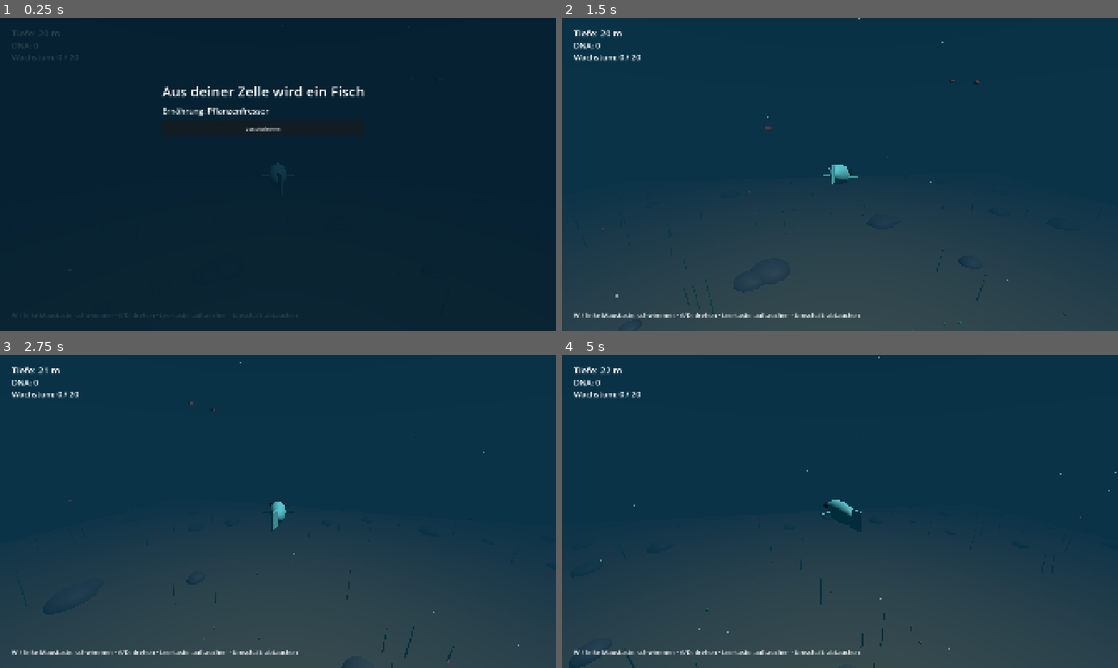
Above: before the commit, frames 1-4 (two rows, left to right).
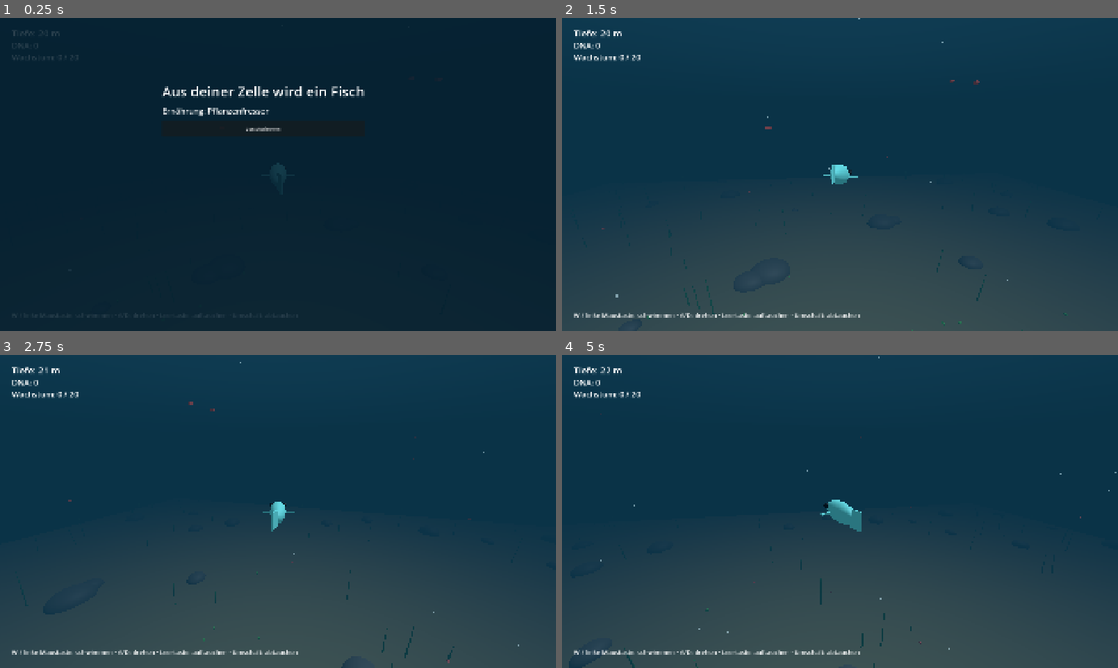
Above: after the commit, the same moments.

Repository: Mayo73/agenthub-backup
Game: Godot game, scene res://scenes/fish.tscn
Same seed, same stepped clock (60 frames per second), same inputs: the game is played once before the commit and once after it. This scene is started directly instead of the project's main scene.
Inputs (mouse positions are in pixels of both pictures, inside the frame that each line leads up to):
- Up to frame 1 (0.25 s): no input
- Up to frame 2 (1.5 s): click "Losschwimmen" at 0.5 s; tap Enter at 1.25 s; move the mouse to (962, 158) at 1.27 s; hold D (rechts) from 1.28 s (still down); hold Shift (abtauchen) from 1.28 s (still down); click (962, 158) at 1.42 s
- Up to frame 3 (2.75 s): release D (rechts) at 2 s; release Shift (abtauchen) at 2 s; drag from (166, 527) to (250, 574) at 2.02 s
- Up to frame 4 (5 s): move the mouse to (895, 442) at 2.77 s; hold D (rechts) 2.78-3.5 s; hold W (hoch) 2.78-3.5 s; drag from (812, 574) to (673, 464) at 3.52 s; move the mouse to (1006, 558) at 4.27 s; hold A (links) from 4.28 s (still down); hold S (runter) from 4.28 s (still down)

The runs differ from the first frame. In frame 2, 0.2% of the frame differs, in the area x 47-75%, y 19-54%; in frame 3, 0.2%; in frame 4, 0.4%, in the area x 3-65%, y 18-100%.

Commit message:
Review: Nachbesserungen zu T-0249, T-0233 und T-0226
- fish_main.gd: Umgebungslicht und Bodenflaeche wieder wie im Grundgeruest (AMBIENT_SOURCE_COLOR, PlaneMesh), leere plane_mesh.gd entfernt
- main.gd: ueberfluessiges move_child(food_view, 2) entfernt
- test_ai_cell.gd: geloeschte Leerzeile wiederhergestellt

Co-Authored-By: Claude Opus 5.5 <noreply@anthropic.com>

Diff:
--- a/scripts/fish_main.gd
+++ b/scripts/fish_main.gd
@@ -87,7 +87,7 @@
 	var env := Environment.new()
 	env.background_mode = Environment.BG_COLOR
 	env.background_color = FishWorld.WATER_COLOR
-	env.ambient_light_source = 0
+	env.ambient_light_source = Environment.AMBIENT_SOURCE_COLOR
 	env.ambient_light_color = Color(0.45, 0.65, 0.75)
 	env.ambient_light_energy = 0.7
 	env.fog_enabled = true
@@ -98,17 +98,17 @@
 
 ## Waagrechte Fläche über die ganze Welt (Boden oder Wasseroberfläche), von beiden Seiten sichtbar.
 static func make_plane(node_name: String, y: float, color: Color) -> MeshInstance3D:
-	var box := BoxMesh.new()
-	box.size = Vector3(FishWorld.HALF_SIZE * 2.0, 0.1, FishWorld.HALF_SIZE * 2.0)
+	var plane := PlaneMesh.new()
+	plane.size = Vector2.ONE * FishWorld.HALF_SIZE * 2.0
 	var mat := StandardMaterial3D.new()
 	mat.albedo_color = color
 	mat.cull_mode = BaseMaterial3D.CULL_DISABLED
 	if color.a < 1.0:
 		mat.transparency = BaseMaterial3D.TRANSPARENCY_ALPHA
+	plane.material = mat
 	var m := MeshInstance3D.new()
 	m.name = node_name
-	m.mesh = box
-	m.material_override = mat
+	m.mesh = plane
 	m.position = Vector3(0.0, y, 0.0)
 	return m
 
--- a/scripts/main.gd
+++ b/scripts/main.gd
@@ -86,7 +86,6 @@
 	giant_view.camera = camera
 	world.add_child(giant_view)
 	world.move_child(giant_view, 1)
-	world.move_child(food_view, 2)
 	pickup_view = PickupView.new()
 	pickup_view.name = "Pickups"
 	pickup_view.pickups = pickups
--- a/tests/test_ai_cell.gd
+++ b/tests/test_ai_cell.gd
@@ -4,6 +4,7 @@
 
 func setup() -> void:
 	cell = AiCell.new()
+
 
 func teardown() -> void:
 	cell.free()
Empty file removed: scripts/plane_mesh.gd
Not shown, removed: scripts/plane_mesh.gd.uid
